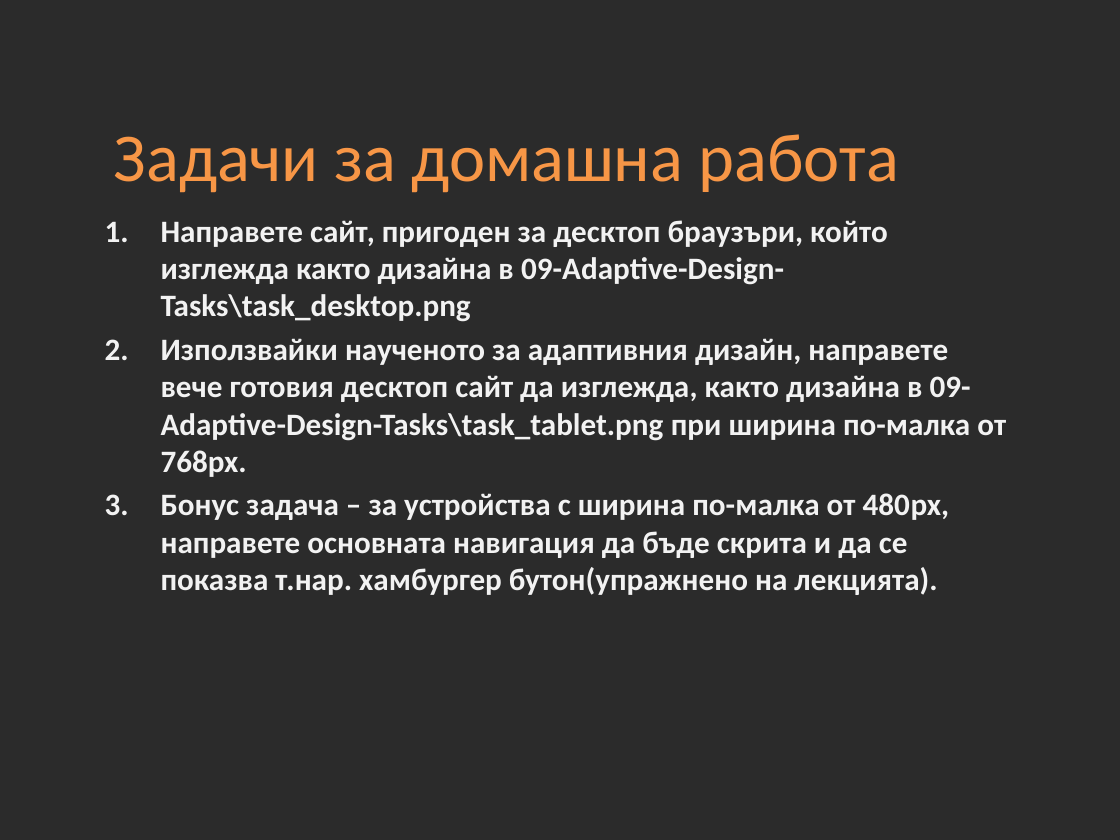
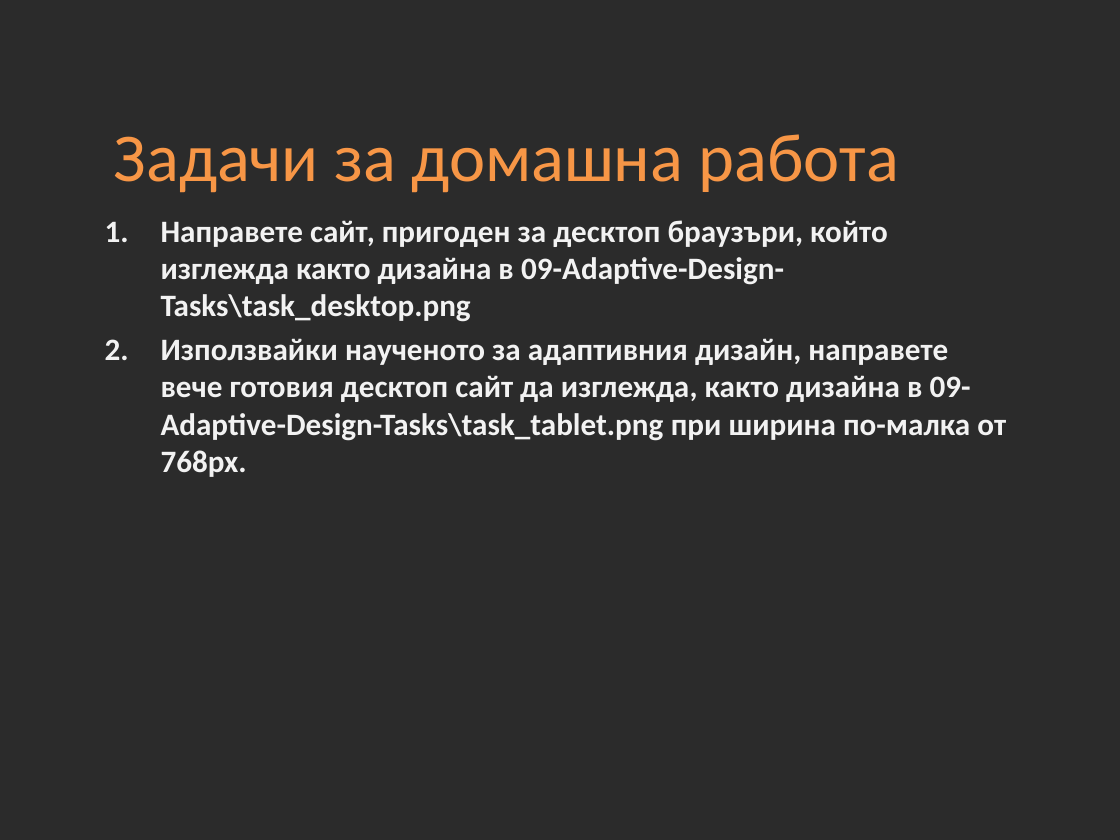
Before and after one commit to Academy-Soft-Intellect/Front-End-Course, a slide deck: slide 17 of 08-Adaptive-Design/09-Adaptive-Design.pptx (slide 12 before the commit). Drawn at 1120x840 pixels with LibreOffice and Linux fonts; fonts in the diff are those of the drawing; background and template pictures are left out; a plain dark background stands for a picture behind light text. Boxes give left, top, right and bottom in pixels: in the first picture for what was removed or moved away, otherwise in the second. Text is boxed around its words. In the diff, an @@ line names an element or a change of style, - is before the commit and + after.

```diff
--- a/08-Adaptive-Design/09-Adaptive-Design.pptx
+++ b/08-Adaptive-Design/09-Adaptive-Design.pptx
@@ text at [161,493,950,595]: paragraph removed @@
-3. Бонус задача – за устройства с ширина по-малка от 480px, направете основната навигация да бъде скрита и да се показва т.нар. хамбургер бутон(упражнено на лекцията).
```
Also in this commit, not shown: 1 other slide changed, 7 slides added, 2 slides removed.
